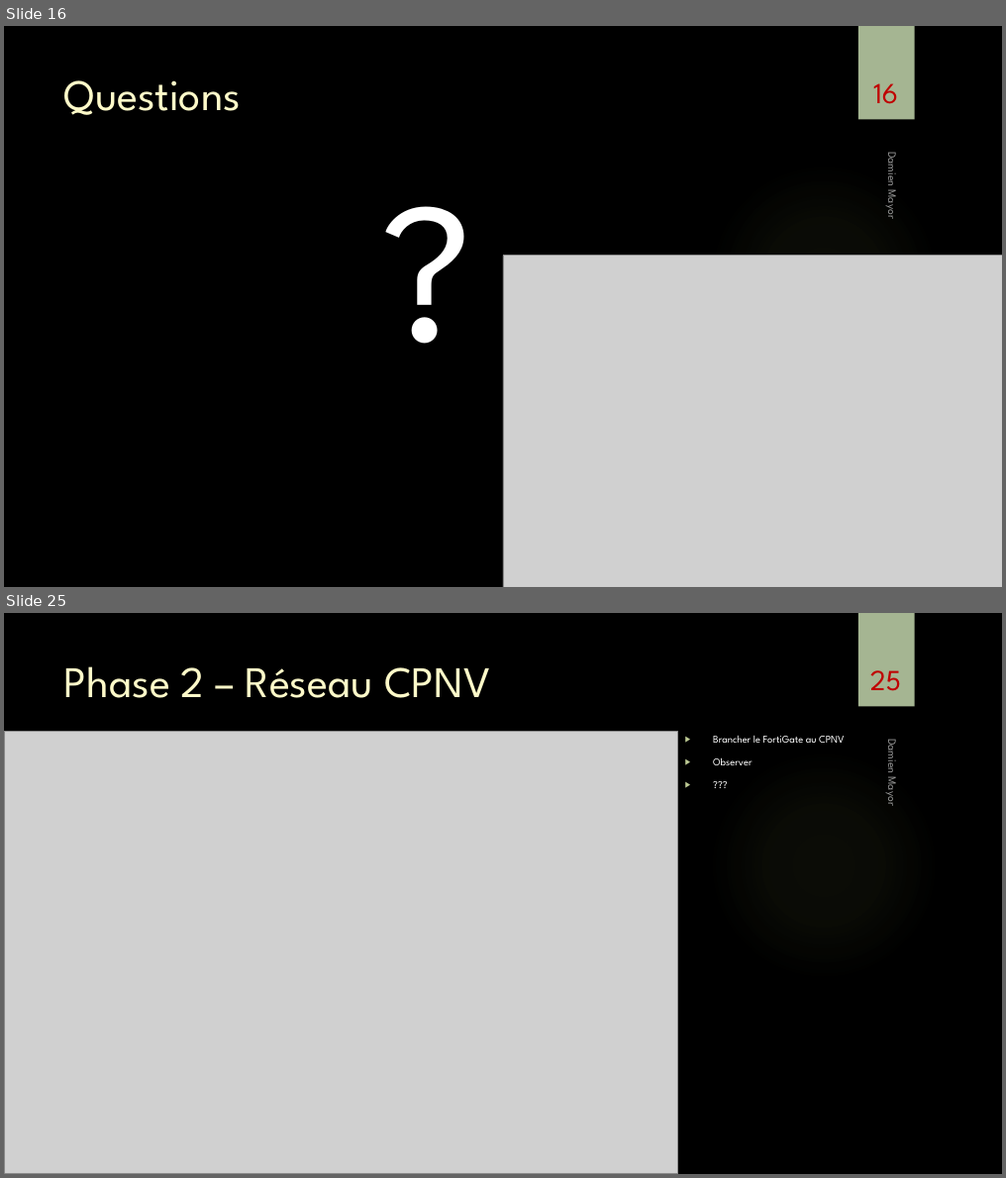
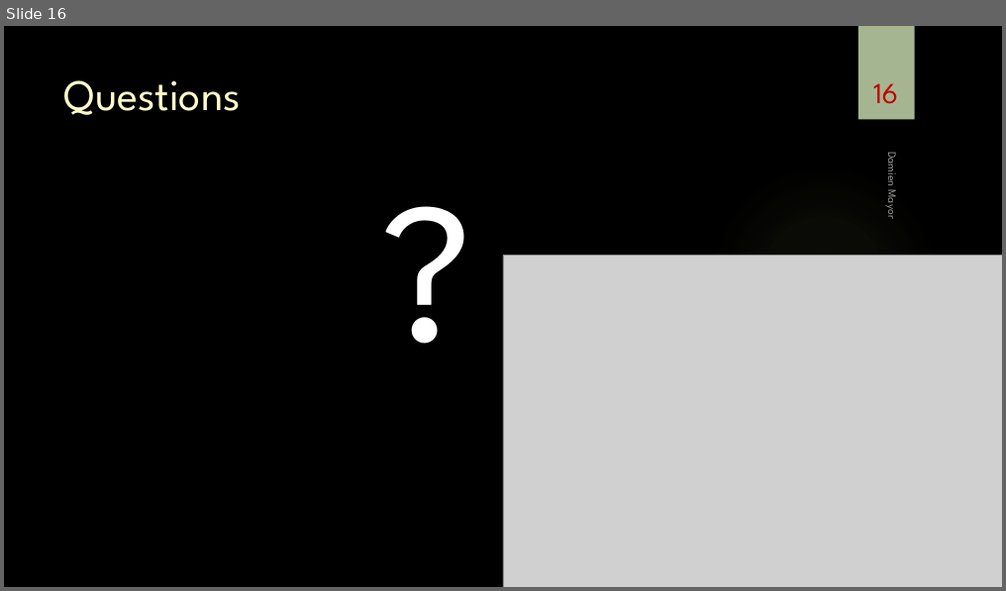
Before and after one commit to damienmayor/TPI, a slide deck: Présentation/Présentation TPI DMA.pptx. Shown one above the other, each under a label of ours: slides 16 and 25 before the commit, slide 16 after it; the slides between them are not shown. The pictures are 1006x1178 and 1006x591 pixels, drawn with LibreOffice and Linux fonts; fonts in the diff are those of the drawing; grey boxes stand for pictures; background and template pictures are left out. Boxes give left, top, right and bottom in pixels: in the first picture for what was removed or moved away, otherwise in the second. Text is boxed around its words. In the diff, an @@ line names an element or a change of style, - is before the commit and + after.

```diff
--- a/Présentation/Présentation TPI DMA.pptx
+++ b/Présentation/Présentation TPI DMA.pptx
@@ slide 25 removed at (4, 613, 1002, 1174), background picture (left out); not listed: 2 template elements that a slide beside it also shows @@
@@ title removed at (64, 666, 490, 698) @@
-Phase 2 – Réseau CPNV
@@ page number removed at (870, 670, 901, 691) @@
-25
@@ picture removed at (5, 731, 678, 1174) @@
@@ text removed at (713, 736, 844, 765) @@
-▶ Brancher le FortiGate au CPNV
-▶ Observer
-▶ ???
@@ text removed at (884, 742, 901, 805) @@
-Damien Mayor
```
Also in this commit, not shown: 11 slides changed, 10 other slides removed.
